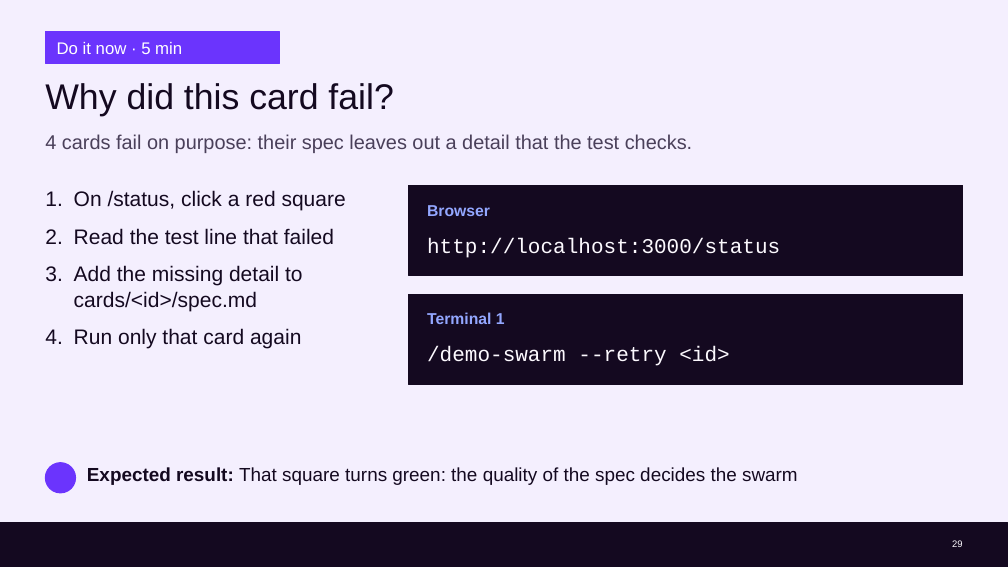
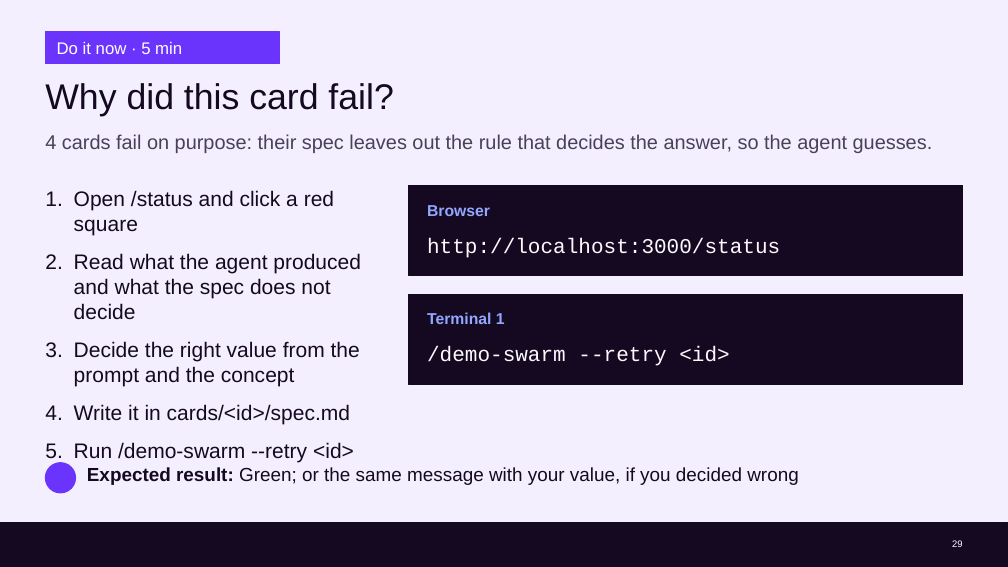
Before and after one commit to cx-guilherme-pinto/workshop-claude, a slide deck: slide 29 of slides/workshop.en.pptx. Drawn at 1008x567 pixels with LibreOffice and Linux fonts; fonts in the diff are those of the drawing; background and template pictures are left out. Boxes give left, top, right and bottom in pixels: in the first picture for what was removed or moved away, otherwise in the second. Text is boxed around its words. In the diff, an @@ line names an element or a change of style, - is before the commit and + after.

```diff
--- a/slides/workshop.en.pptx
+++ b/slides/workshop.en.pptx
@@ text at (45,134,933,153): text changed @@
-4 cards fail on purpose: their spec leaves out a detail that the test checks.
+4 cards fail on purpose: their spec leaves out the rule that decides the answer, so the agent guesses.
@@ text at (74,190,361,462): text changed @@
-1. On /status, click a red square
-2. Read the test line that failed
-3. Add the missing detail to cards/<id>/spec.md
-4. Run only that card again
+1. Open /status and click a red square
+2. Read what the agent produced and what the spec does not decide
+3. Decide the right value from the prompt and the concept
+4. Write it in cards/<id>/spec.md
+5. Run /demo-swarm --retry <id>
@@ text at (87,467,798,485): text changed @@
-Expected result: That square turns green: the quality of the spec decides the swarm
+Expected result: Green; or the same message with your value, if you decided wrong
```
Also in this commit, not shown: 41 other files.
